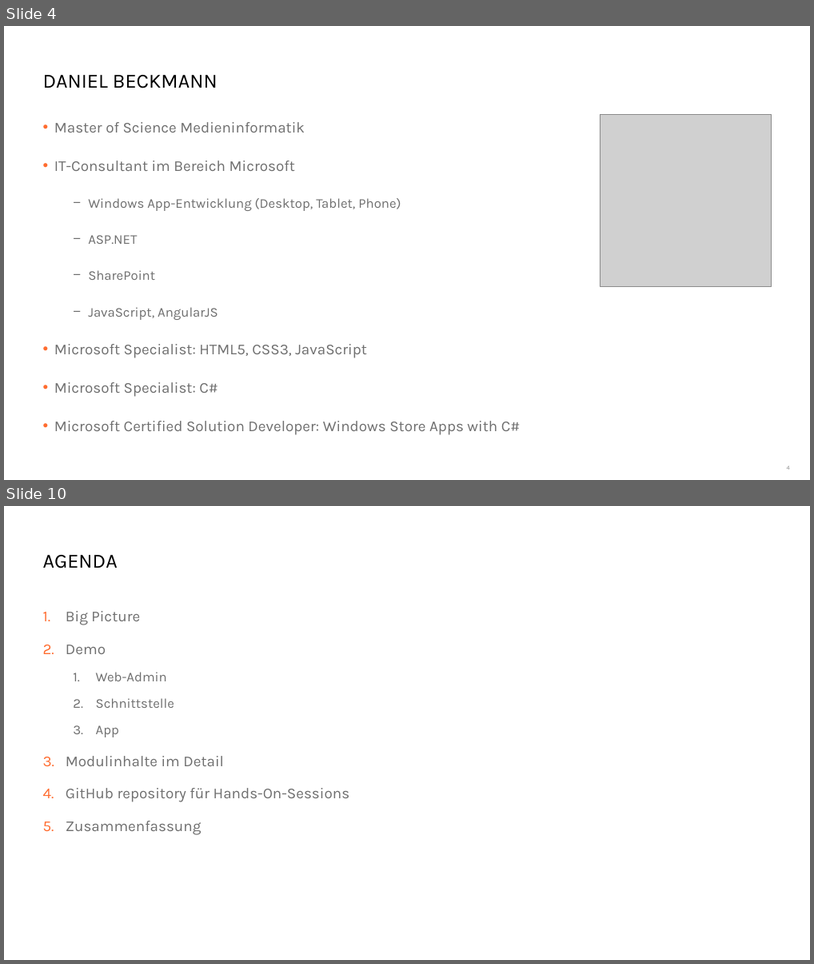
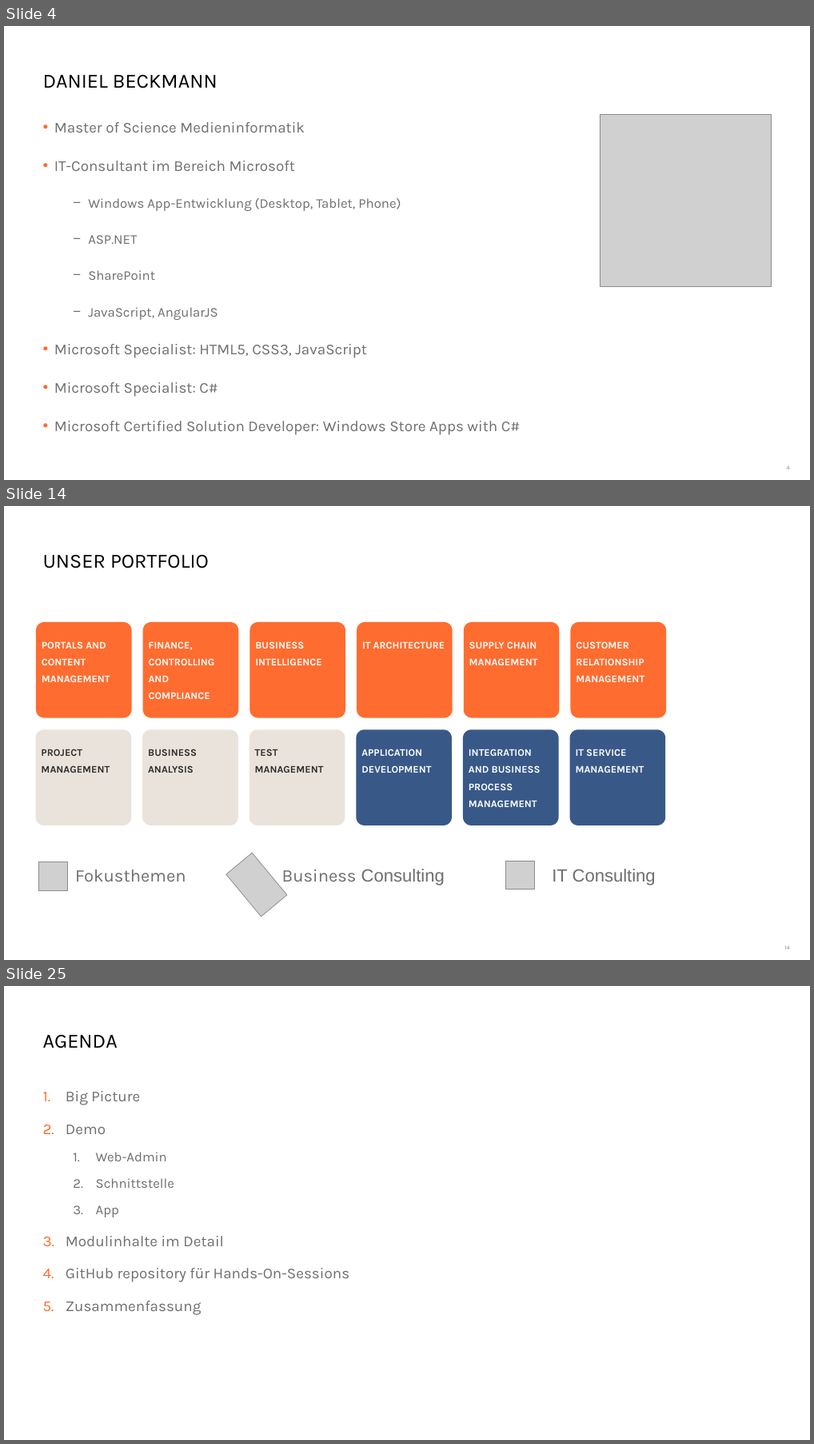
Before and after one commit to danielbeckmann/DotNETJumpStart, a slide deck: 01. Überblick/01. Jump Start Überblick.pptx. Shown one above the other, each under a label of ours: slides 4 and 10 before the commit, slides 4, 14 and 25 after it; the slides between them are not shown. The pictures are 814x964 and 814x1444 pixels, drawn with LibreOffice and Linux fonts; fonts in the diff are those of the drawing; grey boxes stand for pictures; background and template pictures are left out. Boxes give left, top, right and bottom in pixels: in the first picture for what was removed or moved away, otherwise in the second. Text is boxed around its words. In the diff, an @@ line names an element or a change of style, - is before the commit and + after.

```diff
--- a/01. Überblick/01. Jump Start Überblick.pptx
+++ b/01. Überblick/01. Jump Start Überblick.pptx
@@ slide 14 added at [4, 506, 810, 960], background #FFFFFF @@
@@ title added at [43, 555, 209, 568], 24 pt, text #000000 @@
+UNSER PORTFOLIO
@@ rounded rectangle added at [36, 622, 132, 718], fill #FF6C2F, 12 pt, text #FFFFFF, bold @@
+PORTALS AND CONTENT MANAGEMENT
@@ rounded rectangle added at [143, 622, 238, 718], fill #FF6C2F, 12 pt, text #FFFFFF, bold @@
+FINANCE, CONTROLLING AND COMPLIANCE
@@ rounded rectangle added at [250, 622, 346, 718], fill #FF6C2F, 12 pt, text #FFFFFF, bold @@
+BUSINESS INTELLIGENCE
@@ rounded rectangle added at [357, 622, 452, 718], fill #FF6C2F, 12 pt, text #FFFFFF, bold @@
+IT ARCHITECTURE
@@ rounded rectangle added at [464, 622, 559, 718], fill #FF6C2F, 12 pt, text #FFFFFF, bold @@
+SUPPLY CHAIN MANAGEMENT
@@ rounded rectangle added at [571, 622, 666, 718], fill #FF6C2F, 12 pt, text #FFFFFF, bold @@
+CUSTOMER RELATIONSHIP MANAGEMENT
@@ rounded rectangle added at [35, 730, 131, 825], fill #EAE3DB, 12 pt, text #2D2D2D, bold @@
+PROJECT MANAGEMENT
@@ rounded rectangle added at [142, 730, 238, 825], fill #EAE3DB, 12 pt, text #2D2D2D, bold @@
+BUSINESS
+ANALYSIS
@@ rounded rectangle added at [250, 730, 345, 825], fill #EAE3DB, 12 pt, text #2D2D2D, bold @@
+TEST MANAGEMENT
@@ rounded rectangle added at [356, 730, 452, 825], fill #385988, 12 pt, text #FFFFFF, bold @@
+APPLICATION
+DEVELOPMENT
@@ rounded rectangle added at [463, 730, 558, 825], fill #385988, 12 pt, text #FFFFFF, bold @@
+INTEGRATION AND BUSINESS PROCESS MANAGEMENT
@@ rounded rectangle added at [570, 730, 666, 825], fill #385988, 12 pt, text #FFFFFF, bold @@
+IT SERVICE MANAGEMENT
@@ picture added at [39, 862, 67, 890] @@
@@ picture added at [226, 852, 287, 916] @@
@@ picture added at [506, 860, 534, 889] @@
@@ text added at [75, 868, 656, 885], 21 pt, text #6E6E6E @@
+Fokusthemen Business Consulting IT Consulting
@@ page number added at [785, 945, 790, 949], 7 pt, text #8C8C8C @@
+14
@@ what was slide 10 is now slide 25 @@
```
Also in this commit, not shown: 6 slides changed, 14 other slides added, 3 slides removed, 4 other files.
